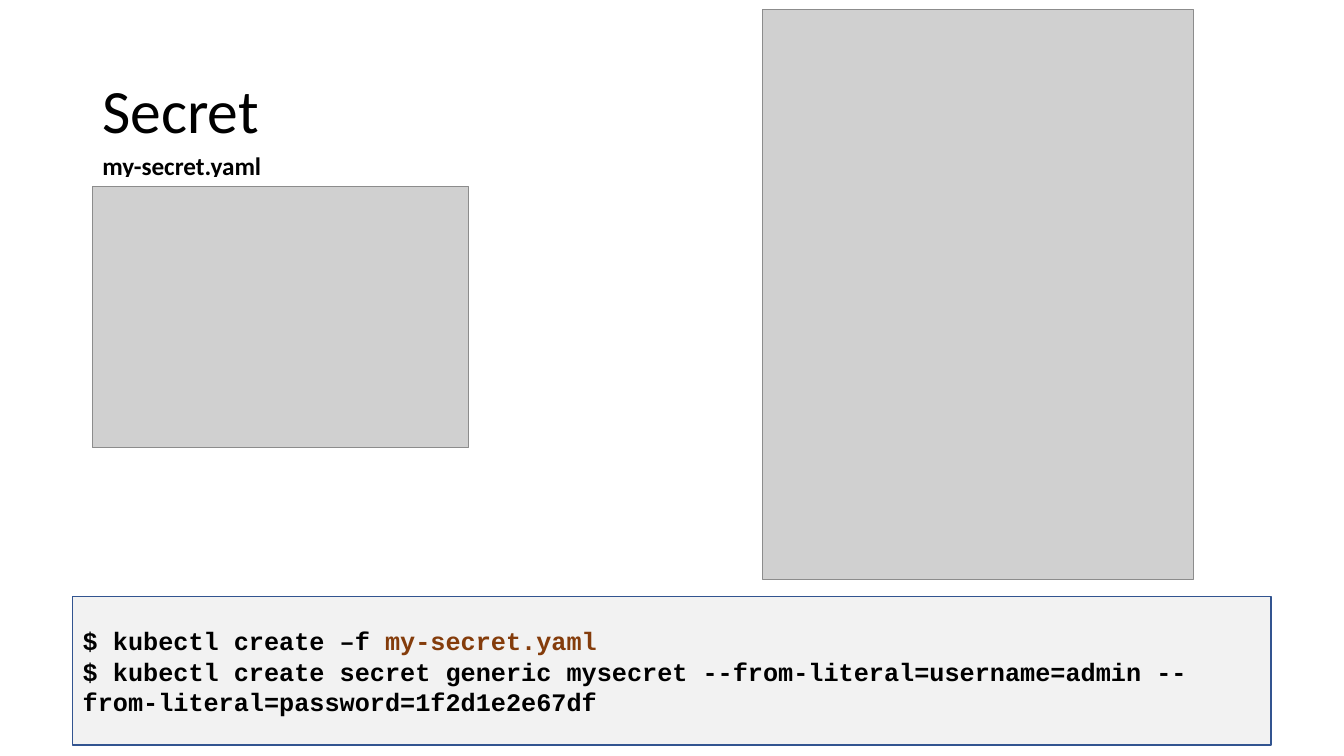
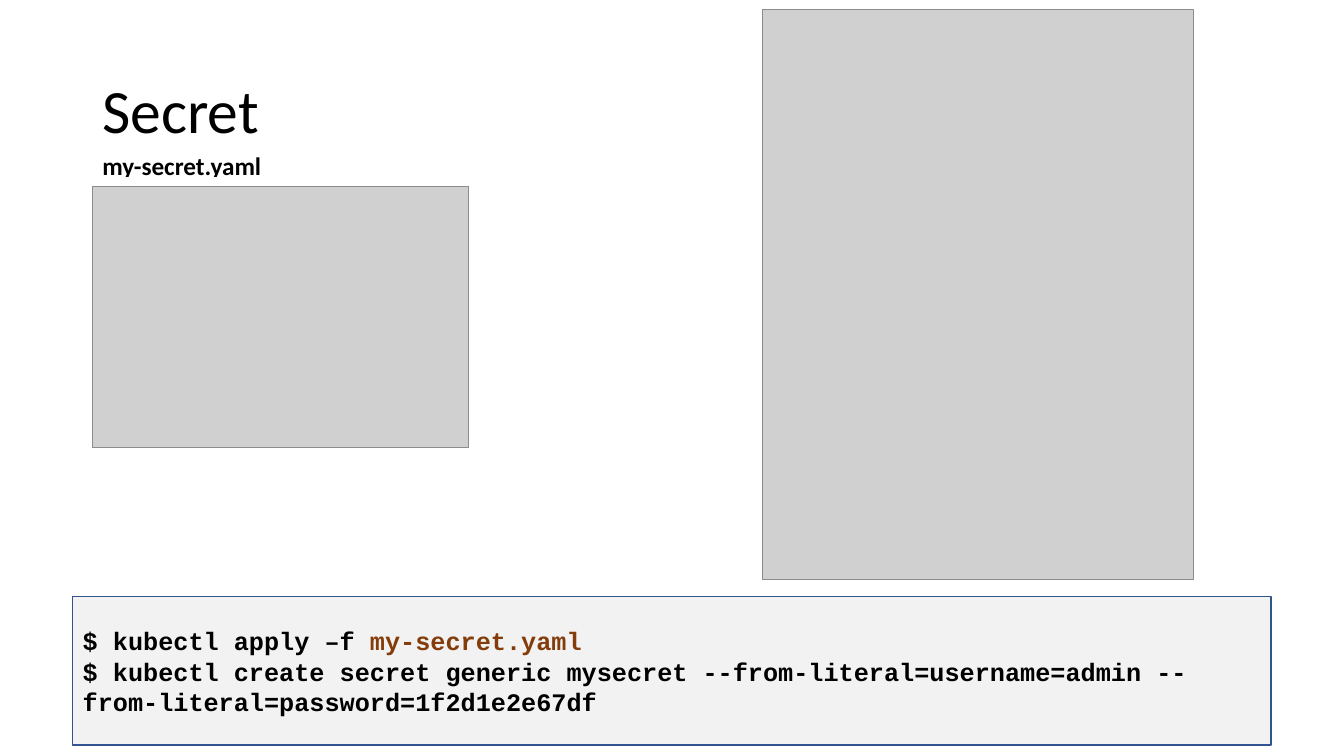
Before and after one commit to eylonmalin/k8s-training, a slide deck: slide 30 of day-3/Using Kubernetes Day 3.pptx. Drawn at 1344x756 pixels with LibreOffice and Linux fonts; fonts in the diff are those of the drawing; grey boxes stand for pictures. Boxes give left, top, right and bottom in pixels: in the first picture for what was removed or moved away, otherwise in the second. Text is boxed around its words. In the diff, an @@ line names an element or a change of style, - is before the commit and + after.

Commit message:
relpace create -f with apply -f in ppt

```diff
--- a/day-3/Using Kubernetes Day 3.pptx
+++ b/day-3/Using Kubernetes Day 3.pptx
@@ text in rectangle at box(113, 632, 582, 656): text changed @@
-$ kubectl create –f my-secret.yaml
+$ kubectl apply –f my-secret.yaml
```
Also in this commit, not shown: 2 other slides changed, 1 other file.
